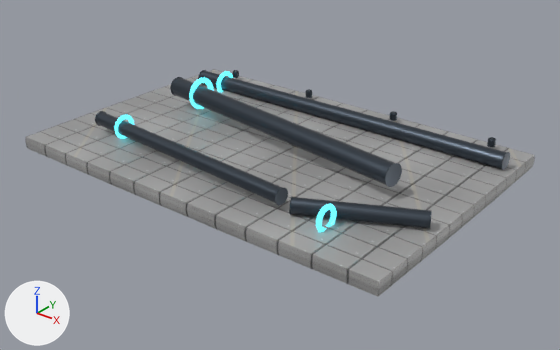
The Blender file assets/ships/parts/blender/greeble_pipes_authored.blend as it was, and as the next commit left it.
Camera for both pictures: a 50 mm camera at (6.11, -5.41, 3.17) aimed at (1.87, -0.11, -0.11). Every picture has the same lights, and +X, +Y and +Z are marked at lower left. The older version comes first.

Objects in the first picture: 'Pipe_Base', 'greeble_pipes_Material_Accent_Merged', 'greeble_pipes_Material_Mechanical_Merged'.
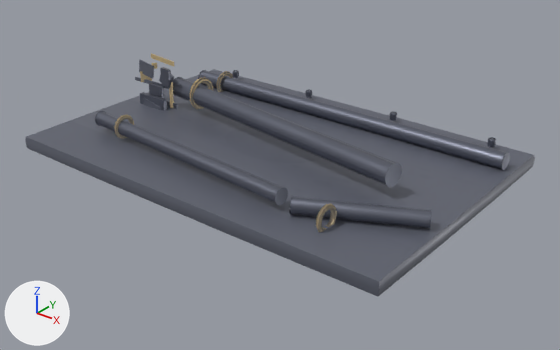
Edits to the bpy script that builds the scene:
```text
Add mat_material_accent:
    mat_material_accent = bpy.data.materials.new('Material_Accent')
    # colours: orange #bca061
    # uses the picture img_greeble_pipes_wear_mask_2k_jpg
Add mat_material_mechanical:
    mat_material_mechanical = bpy.data.materials.new('Material_Mechanical')
    # colours: grey #656976
    # uses the picture img_greeble_pipes_wear_mask_2k_jpg
Add mat_material_hull:
    mat_material_hull = bpy.data.materials.new('Material_Hull')
    # colours: grey #656976
    # uses the picture img_greeble_pipes_wear_mask_2k_jpg
Change me_pipe_base:
    where me_pipe_base.from_pydata(...)  # 96 vertices, 108 faces; spans x -2.1..2.1, y -1.4..1.4, z -0.08..0.08
    remove me_pipe_base.materials.append(mat_material_hull_005)
    add me_pipe_base.materials.append(mat_material_hull)
Change me_greeble_pipes_material_mechanical_merged:
    where me_greeble_pipes_material_mechanical_merged.from_pydata(...)  # 272 vertices, 512 faces; spans x -0.1..3.73, y -1.07..1.29, z 0.12..0.44
    remove me_greeble_pipes_material_mechanical_merged.materials.append(mat_material_mechanical_008)  # greyish blue #424b55
    add me_greeble_pipes_material_mechanical_merged.materials.append(mat_material_mechanical)
Change me_greeble_pipes_material_accent_merged:
    where me_greeble_pipes_material_accent_merged.from_pydata(...)  # 280 vertices, 560 faces; spans x 0.22..3.07, y -1.12..1.04, z 0.06..0.52
    remove me_greeble_pipes_material_accent_merged.materials.append(mat_material_accent_005)  # cyan #59adb8, glowing cyan #50d3e1
    add me_greeble_pipes_material_accent_merged.materials.append(mat_material_accent)
Add ob_det_edge_chamfer_band:
    ob_det_edge_chamfer_band = bpy.data.objects.new('DET_edge_chamfer_band', me_cube_010)  # a box spanning x -0.5..0.5, y -0.5..0.5, z -0.5..0.5; modifiers BEVEL, WEIGHTED_NORMAL
    ob_det_edge_chamfer_band.parent = ob_pipe_base
    ob_det_edge_chamfer_band.location = (0.1, 0.085, 0.65)
    ob_det_edge_chamfer_band.rotation_euler = (0.0, 0.08, 0.0)  # degrees (0, 4.6, 0)
    ob_det_edge_chamfer_band.scale = (0.35, 0.012, 0.05)
Add ob_det_dock_scuff:
    ob_det_dock_scuff = bpy.data.objects.new('DET_dock_scuff', me_cube_009)  # a box spanning x -0.5..0.5, y -0.5..0.5, z -0.5..0.5; modifiers BEVEL, WEIGHTED_NORMAL
    ob_det_dock_scuff.parent = ob_pipe_base
    ob_det_dock_scuff.location = (0.0, -0.02, 0.08)
    ob_det_dock_scuff.rotation_euler = (0.0, 0.2, 0.0)  # degrees (0, 11, 0)
    ob_det_dock_scuff.scale = (0.25, 0.035, 0.2)
Add ob_det_rivet_row:
    ob_det_rivet_row = bpy.data.objects.new('DET_rivet_row', me_cube_008)  # a box spanning x -0.5..0.5, y -0.5..0.5, z -0.5..0.5; modifiers BEVEL, WEIGHTED_NORMAL
    ob_det_rivet_row.parent = ob_pipe_base
    ob_det_rivet_row.location = (0.05, 0.09, 0.15)
    ob_det_rivet_row.scale = (0.45, 0.01, 0.07)
Add ob_det_valve_wheel:
    ob_det_valve_wheel = bpy.data.objects.new('DET_valve_wheel', me_cube_010.copy())  # modifiers BEVEL, WEIGHTED_NORMAL
    ob_det_valve_wheel.parent = ob_pipe_base
    ob_det_valve_wheel.location = (-0.2, 0.1, 0.4)
    ob_det_valve_wheel.rotation_euler = (0.0, 0.0, 0.8)  # degrees (0, 0, 46)
    ob_det_valve_wheel.scale = (0.12, 0.03, 0.12)
Add ob_det_mount_flange:
    ob_det_mount_flange = bpy.data.objects.new('DET_mount_flange', me_cube_006)  # a box spanning x -0.5..0.5, y -0.5..0.5, z -0.5..0.5; modifiers BEVEL, WEIGHTED_NORMAL
    ob_det_mount_flange.parent = ob_pipe_base
    ob_det_mount_flange.location = (0.0, 0.0, 0.05)
    ob_det_mount_flange.scale = (0.38, 0.05, 0.38)
Add ob_det_cavity_grime_vent:
    ob_det_cavity_grime_vent = bpy.data.objects.new('DET_cavity_grime_vent', me_cube_005)  # a box spanning x -0.5..0.5, y -0.5..0.5, z -0.5..0.5; modifiers BEVEL, WEIGHTED_NORMAL
    ob_det_cavity_grime_vent.parent = ob_pipe_base
    ob_det_cavity_grime_vent.location = (0.25, -0.02, 0.55)
    ob_det_cavity_grime_vent.scale = (0.12, 0.035, 0.12)
Add ob_det_micro_scratch_plate:
    ob_det_micro_scratch_plate = bpy.data.objects.new('DET_micro_scratch_plate', me_cube_004)  # a box spanning x -0.5..0.5, y -0.5..0.5, z -0.5..0.5; modifiers BEVEL, WEIGHTED_NORMAL
    ob_det_micro_scratch_plate.parent = ob_pipe_base
    ob_det_micro_scratch_plate.location = (-0.15, 0.07, 0.5)
    ob_det_micro_scratch_plate.rotation_euler = (0.0, 0.15, 0.0)  # degrees (0, 8.6, 0)
    ob_det_micro_scratch_plate.scale = (0.22, 0.012, 0.15)
Add ob_det_faction_stripe_port:
    ob_det_faction_stripe_port = bpy.data.objects.new('DET_faction_stripe_port', me_cube_010.copy())  # modifiers BEVEL, WEIGHTED_NORMAL
    ob_det_faction_stripe_port.parent = ob_pipe_base
    ob_det_faction_stripe_port.location = (0.2, 0.09, 0.3)
    ob_det_faction_stripe_port.scale = (0.04, 0.02, 0.4)
Add ob_det_panel_line_emphasis:
    ob_det_panel_line_emphasis = bpy.data.objects.new('DET_panel_line_emphasis', me_cube_002)  # a box spanning x -0.5..0.5, y -0.5..0.5, z -0.5..0.5; modifiers BEVEL, WEIGHTED_NORMAL
    ob_det_panel_line_emphasis.parent = ob_pipe_base
    ob_det_panel_line_emphasis.location = (-0.1, 0.085, 0.35)
    ob_det_panel_line_emphasis.rotation_euler = (0.0, 0.0, 0.05)  # degrees (0, 0, 2.9)
    ob_det_panel_line_emphasis.scale = (0.5, 0.012, 0.04)
Add ob_det_flange_joint:
    ob_det_flange_joint = bpy.data.objects.new('DET_flange_joint', me_cube_001)  # a box spanning x -0.5..0.5, y -0.5..0.5, z -0.5..0.5; modifiers BEVEL, WEIGHTED_NORMAL
    ob_det_flange_joint.parent = ob_pipe_base
    ob_det_flange_joint.location = (0.0, 0.06, 0.25)
    ob_det_flange_joint.scale = (0.2, 0.04, 0.2)
Add ob_det_pipe_elbow:
    ob_det_pipe_elbow = bpy.data.objects.new('DET_pipe_elbow', me_cube)  # a box spanning x -0.5..0.5, y -0.5..0.5, z -0.5..0.5; modifiers BEVEL, WEIGHTED_NORMAL
    ob_det_pipe_elbow.parent = ob_pipe_base
    ob_det_pipe_elbow.location = (0.15, 0.08, 0.45)
    ob_det_pipe_elbow.rotation_euler = (0.0, 0.4, 0.0)  # degrees (0, 23, 0)
    ob_det_pipe_elbow.scale = (0.15, 0.05, 0.15)
```

Changed parts and their boxes [x1, y1, x2, y2] in the pictures (560 x 350 px):
'Pipe_Base', recoloured (darker)
    both: [25, 69, 535, 296]
'greeble_pipes_Material_Mechanical_Merged', recoloured (lighter)
    both: [95, 70, 510, 229]
'greeble_pipes_Material_Accent_Merged', recoloured
    both: [114, 71, 337, 232]
'DET_mount_flange', added
    after: [140, 92, 167, 110]
'DET_micro_scratch_plate', added
    after: [139, 60, 154, 79]
'DET_flange_joint', added
    after: [149, 83, 165, 99]
'DET_cavity_grime_vent', added
    after: [160, 67, 171, 81]
'DET_edge_chamfer_band', added
    after: [151, 53, 174, 67]
'DET_dock_scuff', added
    after: [144, 98, 161, 110]
'DET_pipe_elbow', added
    after: [159, 74, 174, 88]
'DET_panel_line_emphasis', added
    after: [135, 77, 169, 89]
'DET_valve_wheel', added
    after: [140, 71, 152, 82]
'DET_rivet_row', added
    after: [167, 101, 177, 109]
